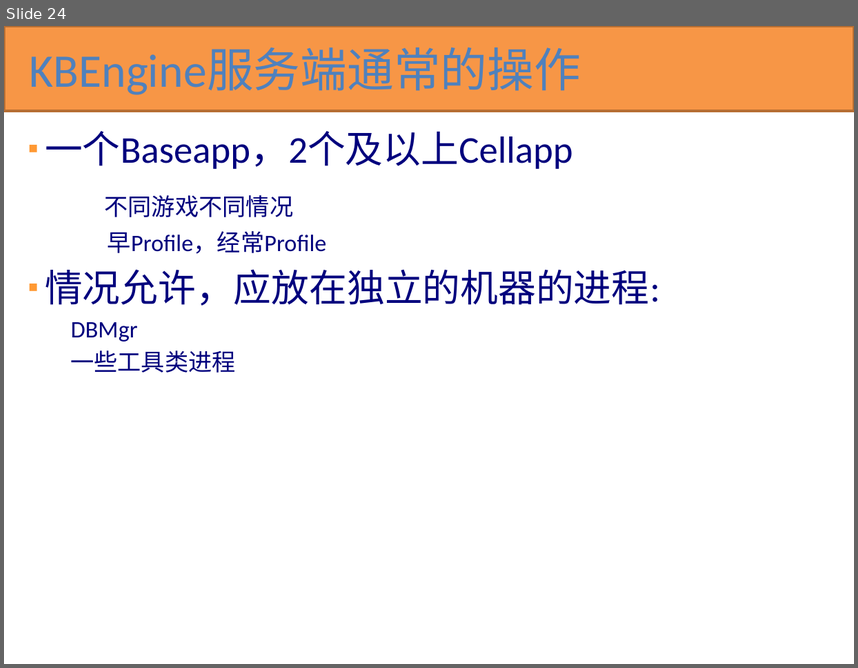
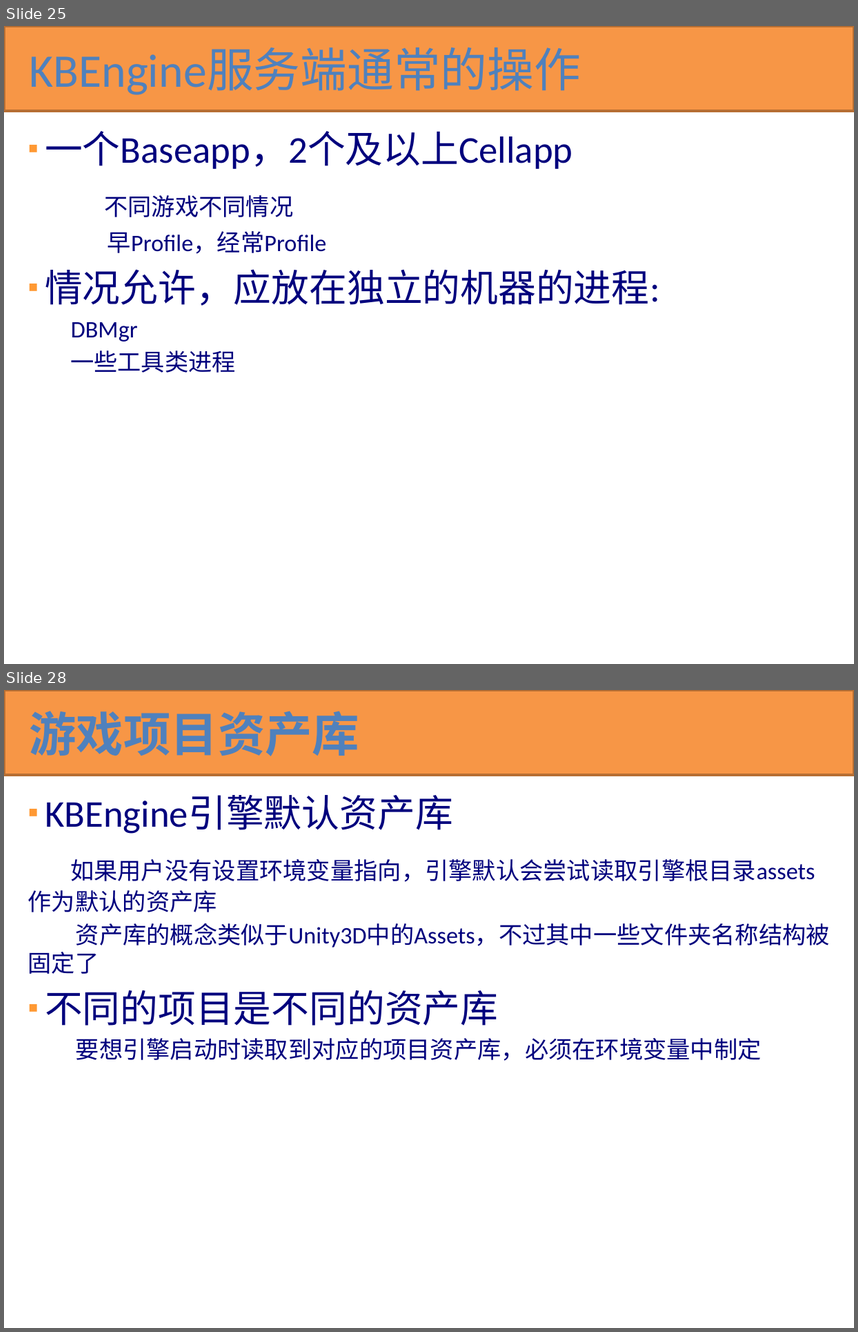
Before and after one commit to kbengine/kbengine_docs, a slide deck: KBEngine技术预览.pptx. Shown one above the other, each under a label of ours: slide 24 before the commit, slides 25 and 28 after it; the slides between them are not shown. The pictures are 858x668 and 858x1332 pixels, drawn with LibreOffice and Linux fonts; fonts in the diff are those of the drawing. Boxes give left, top, right and bottom in pixels: in the first picture for what was removed or moved away, otherwise in the second. Text is boxed around its words. In the diff, an @@ line names an element or a change of style, - is before the commit and + after.

```diff
--- a/KBEngine技术预览.pptx
+++ b/KBEngine技术预览.pptx
@@ slide 28 added at bbox=[4, 690, 854, 1328], background #FFFFFF @@
@@ rectangle added at bbox=[4, 690, 854, 775], fill #F79646, outline #B76F34 2 pt @@
@@ title added at bbox=[30, 711, 360, 756], 40 pt, text #4F81BD, bold @@
+游戏项目资产库
@@ text added at bbox=[28, 795, 830, 1061], 20 pt, text #00007D @@
+▪ KBEngine引擎默认资产库
+如果用户没有设置环境变量指向，引擎默认会尝试读取引擎根目录assets作为默认的资产库
+资产库的概念类似于Unity3D中的Assets，不过其中一些文件夹名称结构被固定了
+▪ 不同的项目是不同的资产库
+要想引擎启动时读取到对应的项目资产库，必须在环境变量中制定
@@ what was slide 24 is now slide 25 @@
```
Also in this commit, not shown: 1 slide changed, 7 other slides added.
